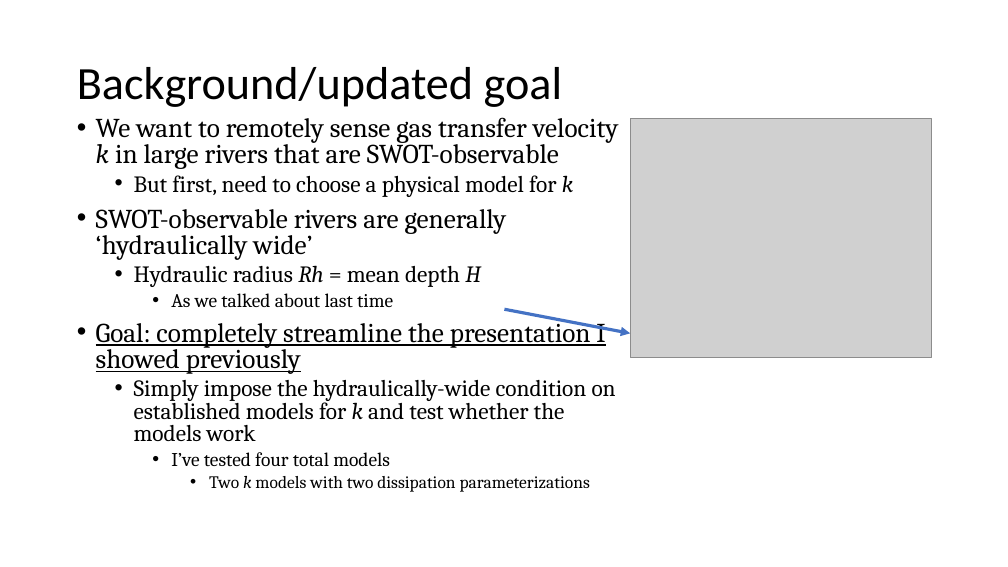
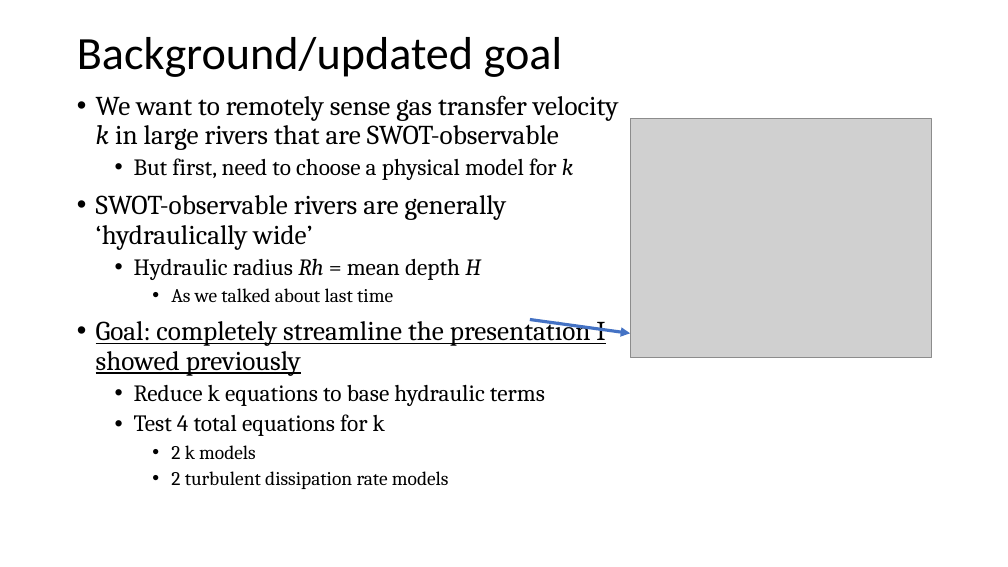
Before and after one commit to craigbrinkerhoff/RSK600, a slide deck: slide 1 of docs/Zappa_notes_2.pptx. Drawn at 1008x567 pixels with LibreOffice and Linux fonts; fonts in the diff are those of the drawing; grey boxes stand for pictures. Boxes give left, top, right and bottom in pixels: in the first picture for what was removed or moved away, otherwise in the second. Text is boxed around its words. In the diff, an @@ line names an element or a change of style, - is before the commit and + after.

```diff
--- a/docs/Zappa_notes_2.pptx
+++ b/docs/Zappa_notes_2.pptx
@@ title "Background/updated goal": place and size @@
-title "Background/updated goal" at box(77, 67, 562, 107)
+title "Background/updated goal" at box(77, 37, 562, 77)
@@ text "We want to remotely sense ...": place and size @@
-text "We want to remotely sense ..." at box(96, 117, 619, 492)
+text "We want to remotely sense ..." at box(96, 95, 619, 489)
@@ text at box(96, 95, 619, 376): line spacing 0.8 to 0.9 @@
@@ arrow moved from (504, 309) - (631, 333) to (530, 320) - (631, 333) @@
@@ text at box(134, 385, 545, 489): text changed @@
-  • Simply impose the hydraulically-wide condition on established models for k and test whether the models work
-    • I’ve tested four total models
-      • Two k models with two dissipation parameterizations
+  • Reduce k equations to base hydraulic terms
+  • Test 4 total equations for k
+    • 2 k models
+    • 2 turbulent dissipation rate models
```
Also in this commit, not shown: 2 other slides changed, 2 slides added, 1 slide removed, 36 other files.
